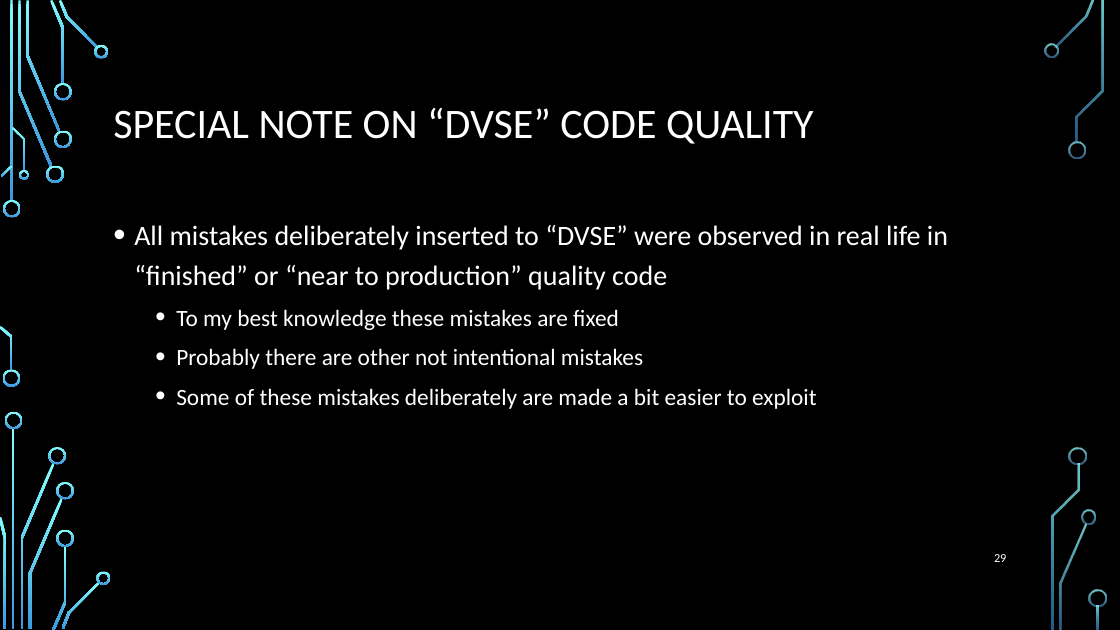
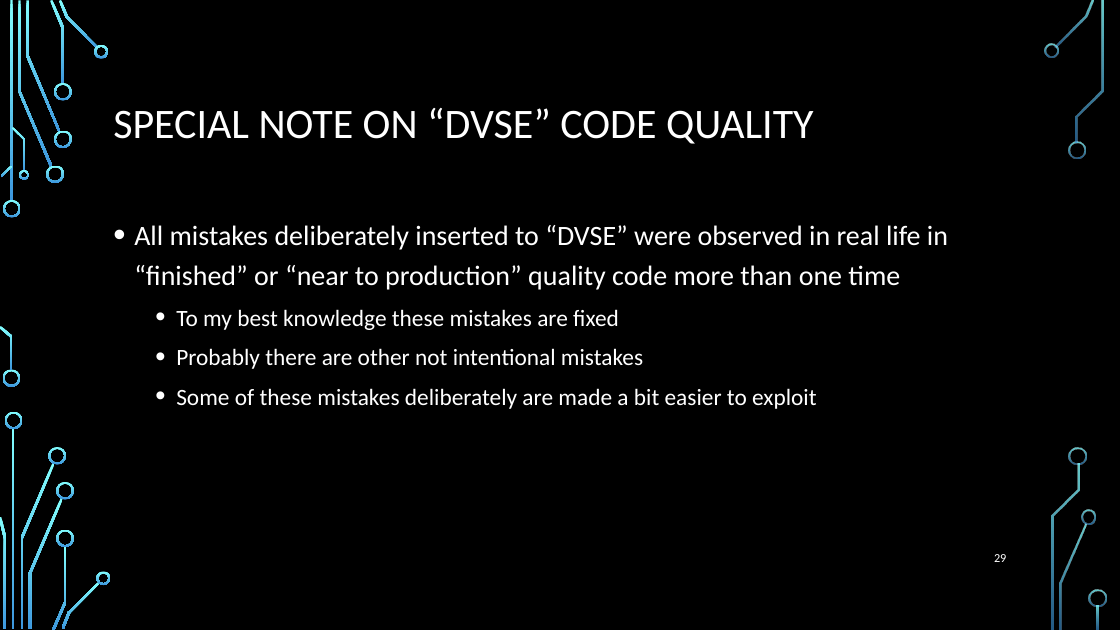
Before and after one commit to wireshrink/RECONMTL-2017, a slide deck: slide 29 of docs/SGX Enclave Programming - Common Mistakes.pptx. Drawn at 1120x630 pixels with LibreOffice and Linux fonts; fonts in the diff are those of the drawing; background and template pictures are left out. Boxes give left, top, right and bottom in pixels: in the first picture for what was removed or moved away, otherwise in the second. Text is boxed around its words. In the diff, an @@ line names an element or a change of style, - is before the commit and + after.

```diff
--- a/docs/SGX Enclave Programming - Common Mistakes.pptx
+++ b/docs/SGX Enclave Programming - Common Mistakes.pptx
@@ text at box(134, 225, 948, 290): text changed @@
-• All mistakes deliberately inserted to “DVSE” were observed in real life in “finished” or “near to production” quality code
+• All mistakes deliberately inserted to “DVSE” were observed in real life in “finished” or “near to production” quality code more than one time
```
Also in this commit, not shown: 6 other slides changed, 1 slide added, 25 other files.
